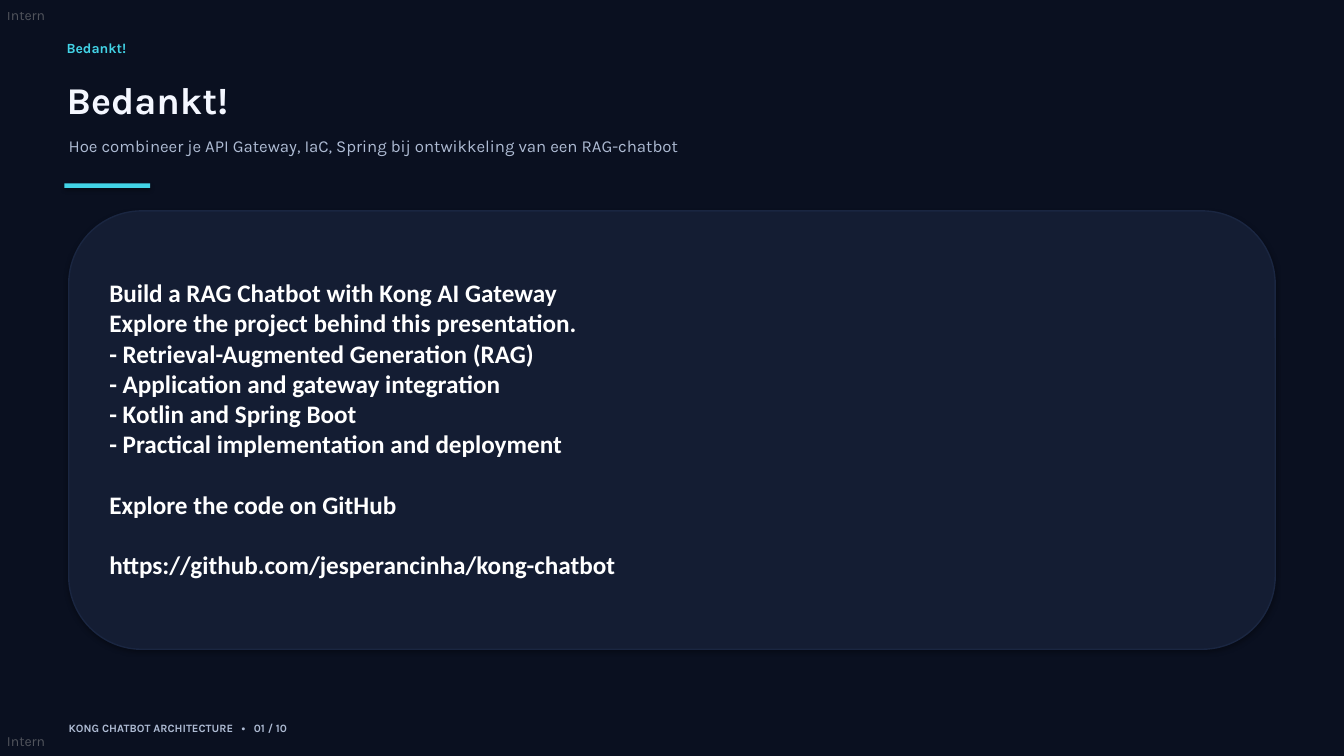
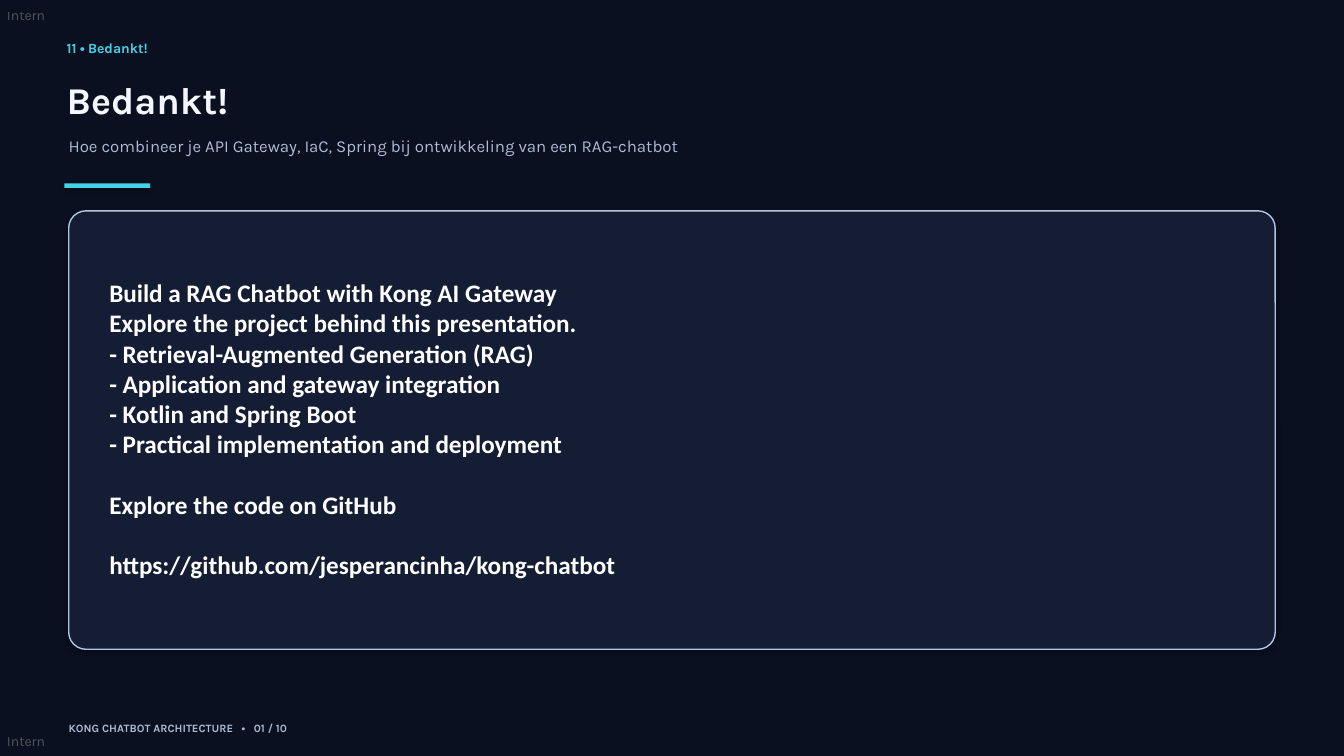
Before and after one commit to jesperancinha/kong-chatbot, a slide deck: slide 13 of kong_chatbot_architecture.pptx. Drawn at 1344x756 pixels with LibreOffice and Linux fonts; fonts in the diff are those of the drawing. Boxes give left, top, right and bottom in pixels: in the first picture for what was removed or moved away, otherwise in the second. Text is boxed around its words. In the diff, an @@ line names an element or a change of style, - is before the commit and + after.

```diff
--- a/kong_chatbot_architecture.pptx
+++ b/kong_chatbot_architecture.pptx
@@ text at [67,43,148,53]: text changed @@
-Bedankt!
+11 • Bedankt!
@@ rounded rectangle at [69,211,1275,649]: outline #1A2641 1 pt to #B0C6E1 1 pt; proportions changed @@
```
Also in this commit, not shown: 11 other slides changed, 1 other file.
